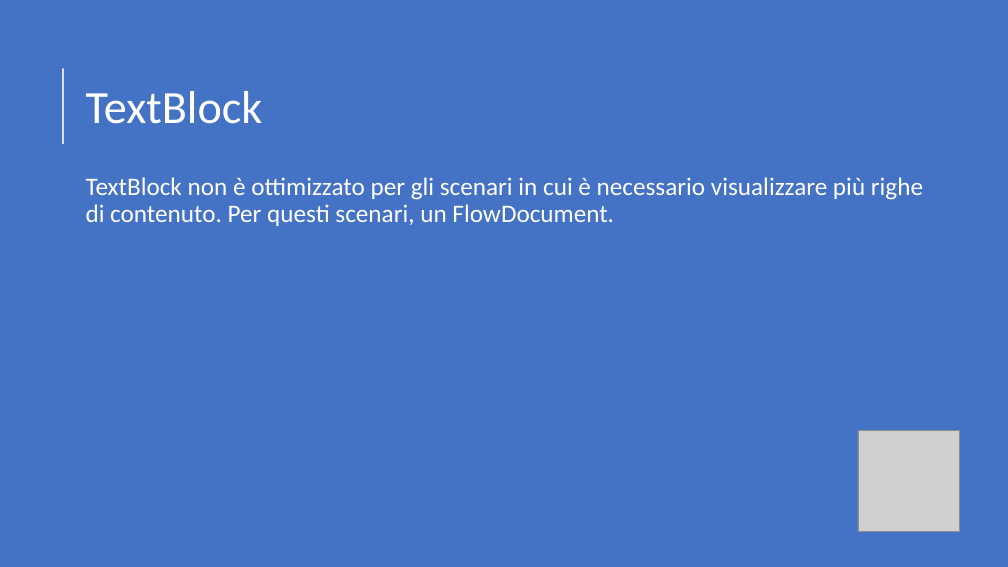
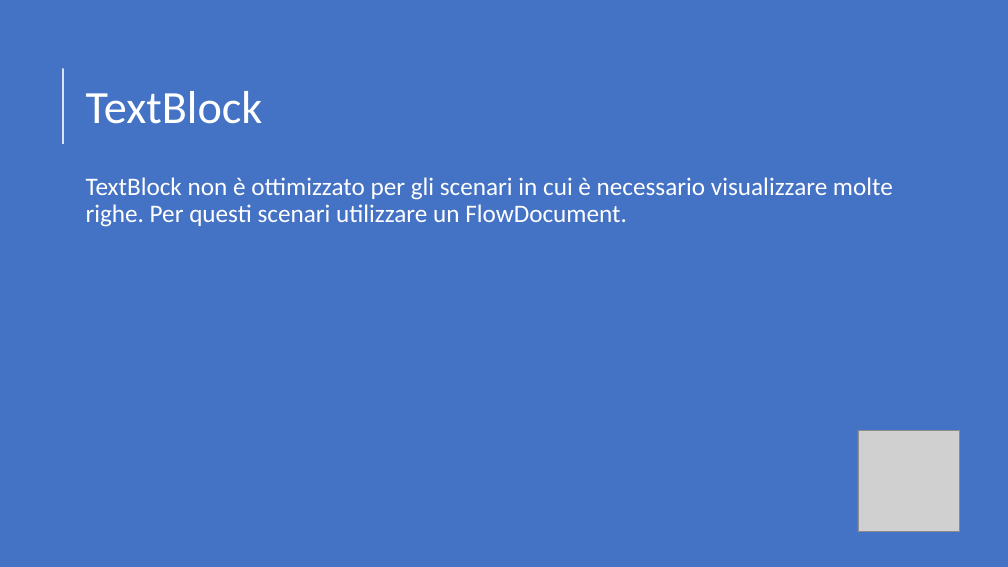
Before and after one commit to danieleromanazzi/wpf-tutorial, a slide deck: slide 43 of wpf-tutorial.pptx (slide 37 before the commit). Drawn at 1008x567 pixels with LibreOffice and Linux fonts; fonts in the diff are those of the drawing; grey boxes stand for pictures. Boxes give left, top, right and bottom in pixels: in the first picture for what was removed or moved away, otherwise in the second. Text is boxed around its words. In the diff, an @@ line names an element or a change of style, - is before the commit and + after.

```diff
--- a/wpf-tutorial.pptx
+++ b/wpf-tutorial.pptx
@@ text at (x1=86, y1=177, x2=893, y2=227): text changed @@
-TextBlock non è ottimizzato per gli scenari in cui è necessario visualizzare più righe di contenuto. Per questi scenari, un FlowDocument.
+TextBlock non è ottimizzato per gli scenari in cui è necessario visualizzare molte righe. Per questi scenari utilizzare un FlowDocument.
```
Also in this commit, not shown: 9 other slides changed, 11 slides added, 1 slide removed, 20 other files.
